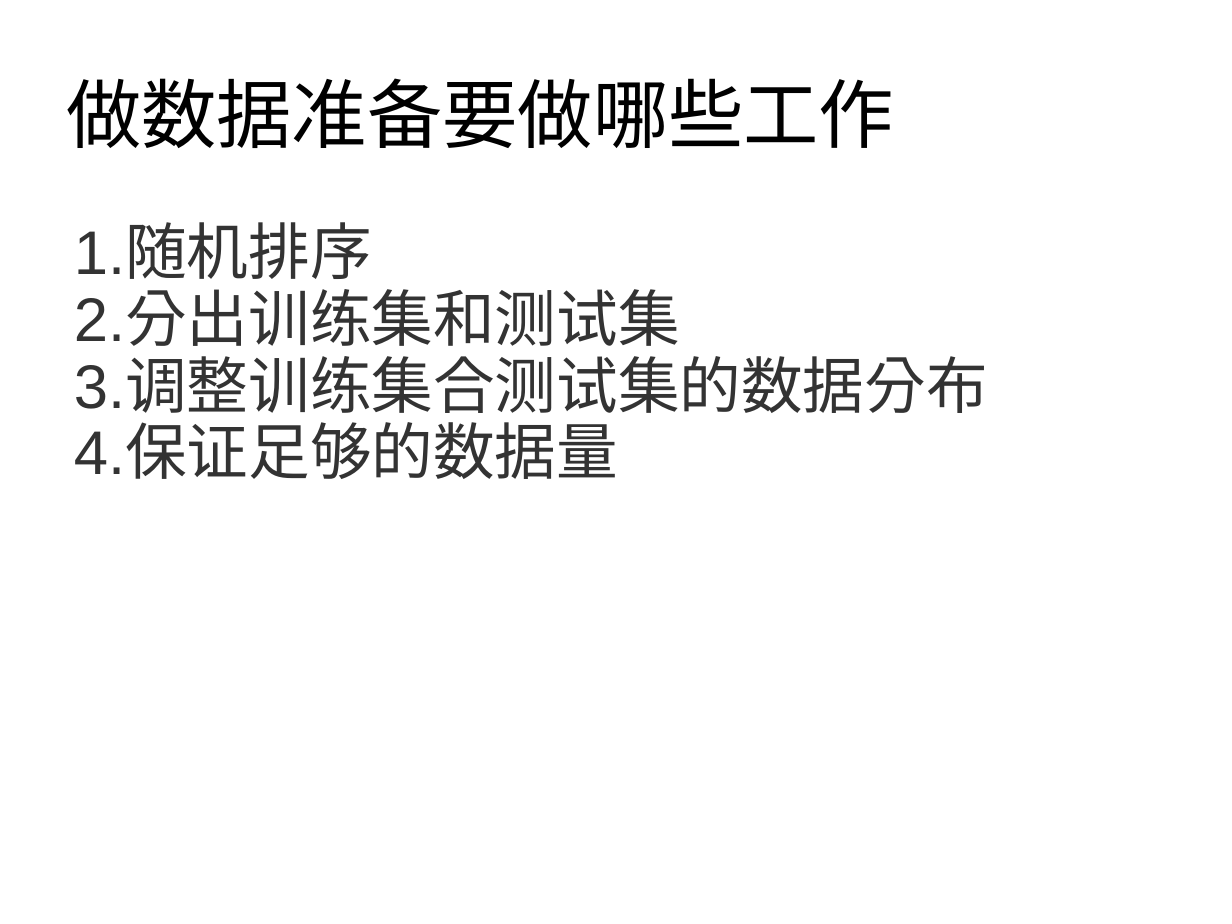
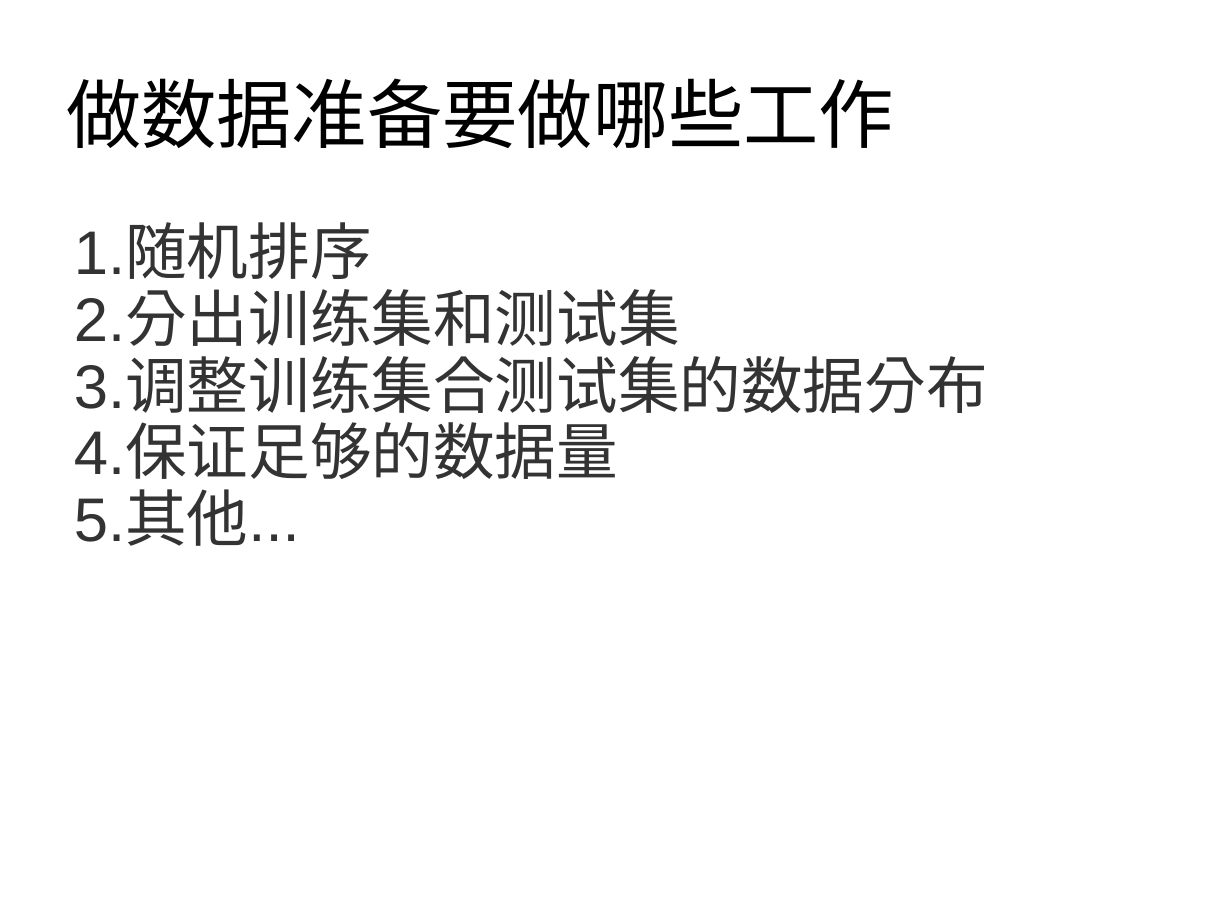
Before and after one commit to zznan0o0/Machine-Learning-materilas, a slide deck: slide 3 of 机器学习.pptx. Drawn at 1232x924 pixels with LibreOffice and Linux fonts; fonts in the diff are those of the drawing. Boxes give left, top, right and bottom in pixels: in the first picture for what was removed or moved away, otherwise in the second. Text is boxed around its words. In the diff, an @@ line names an element or a change of style, - is before the commit and + after.

Commit message:
ppt

```diff
--- a/机器学习.pptx
+++ b/机器学习.pptx
@@ text at [74,491,300,546]: paragraph added @@
+5.其他...
```
Also in this commit, not shown: 17 slides added.
